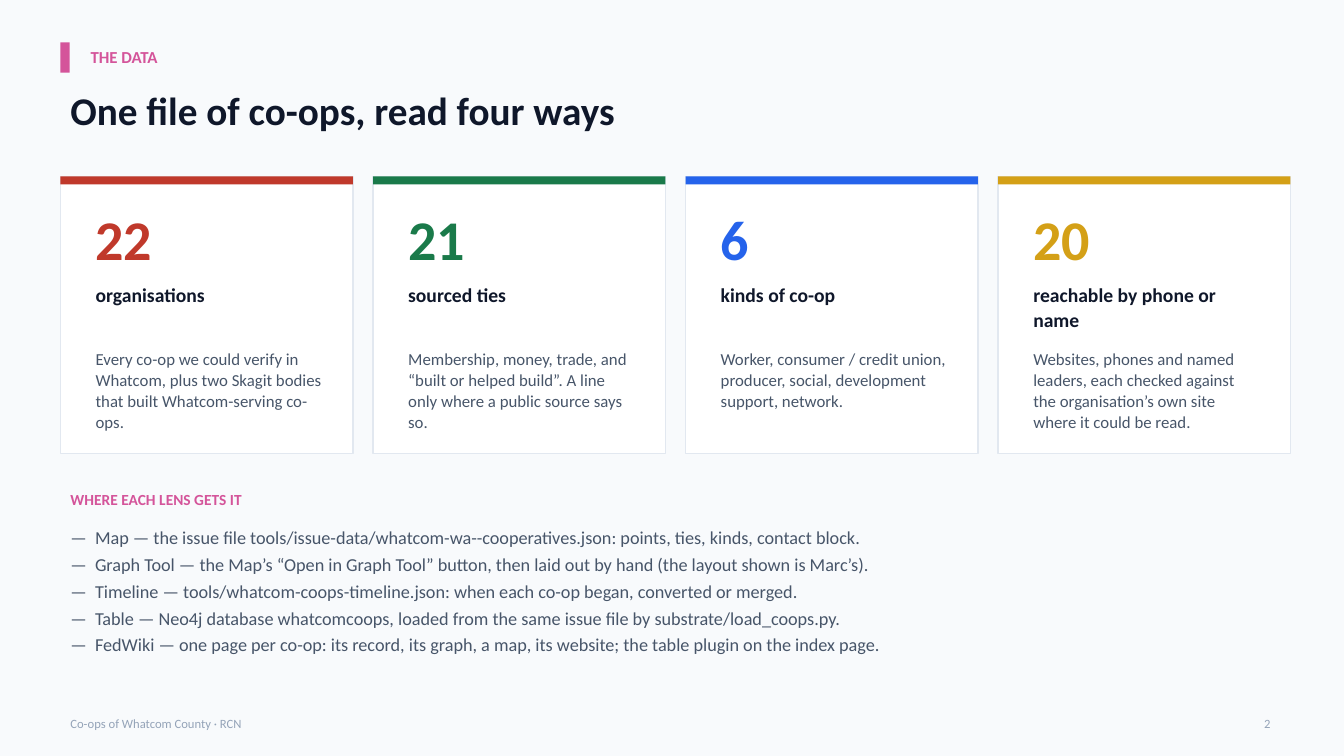
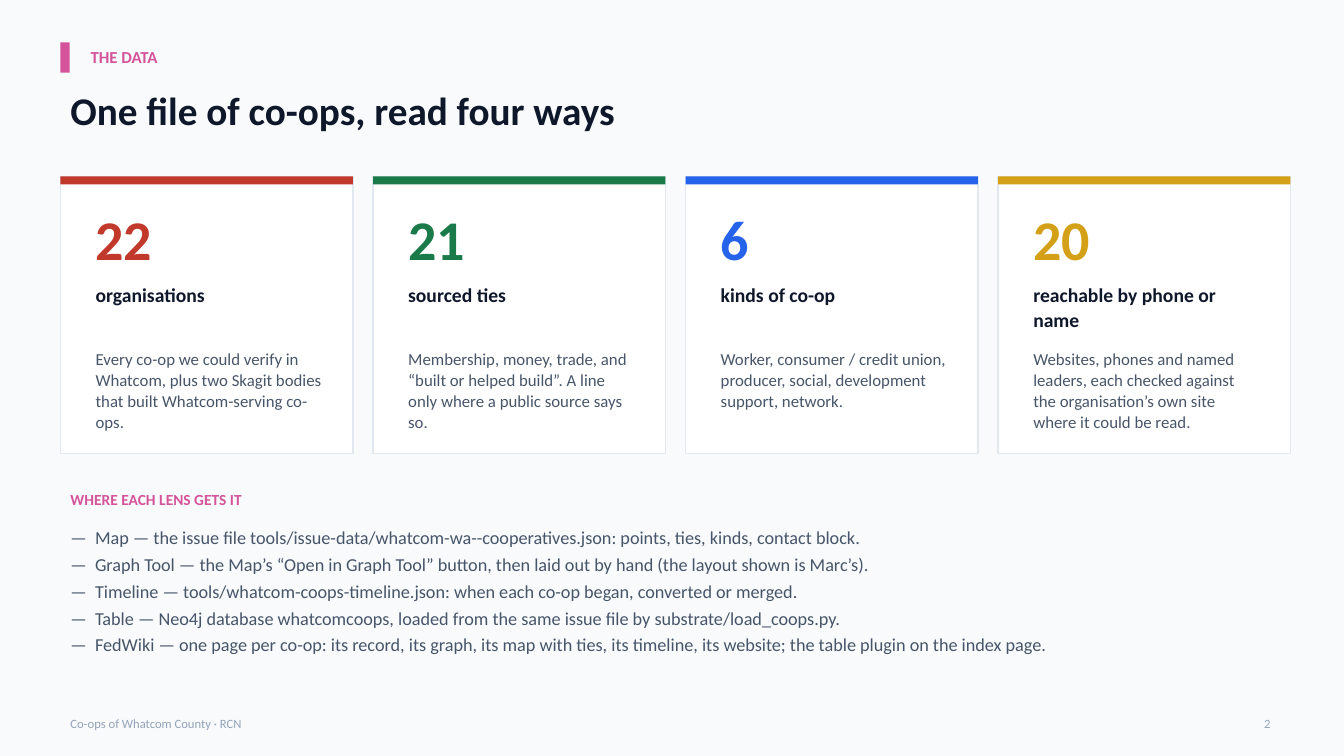
Before and after one commit to marpie1/rcn, a slide deck: slide 2 of docs/whatcom-coops-four-lenses.pptx. Drawn at 1344x756 pixels with LibreOffice and Linux fonts; fonts in the diff are those of the drawing. Boxes give left, top, right and bottom in pixels: in the first picture for what was removed or moved away, otherwise in the second. Text is boxed around its words. In the diff, an @@ line names an element or a change of style, - is before the commit and + after.

```diff
--- a/docs/whatcom-coops-four-lenses.pptx
+++ b/docs/whatcom-coops-four-lenses.pptx
@@ text at <box>95,638,1046,654</box>: text changed @@
-— FedWiki — one page per co-op: its record, its graph, a map, its website; the table plugin on the index page.
+— FedWiki — one page per co-op: its record, its graph, its map with ties, its timeline, its website; the table plugin on the index page.
```
Also in this commit, not shown: 5 other slides changed, 2 slides added, 11 other files.
